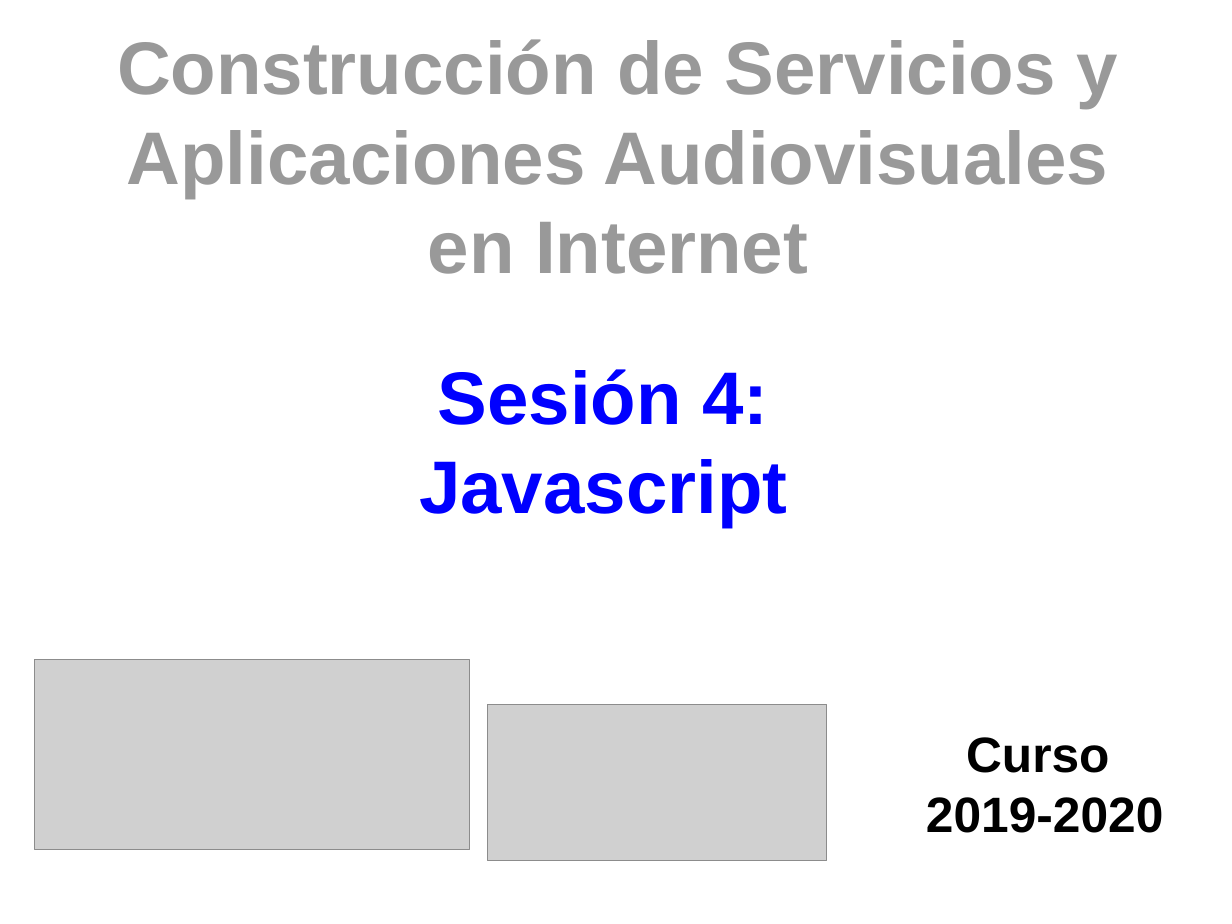
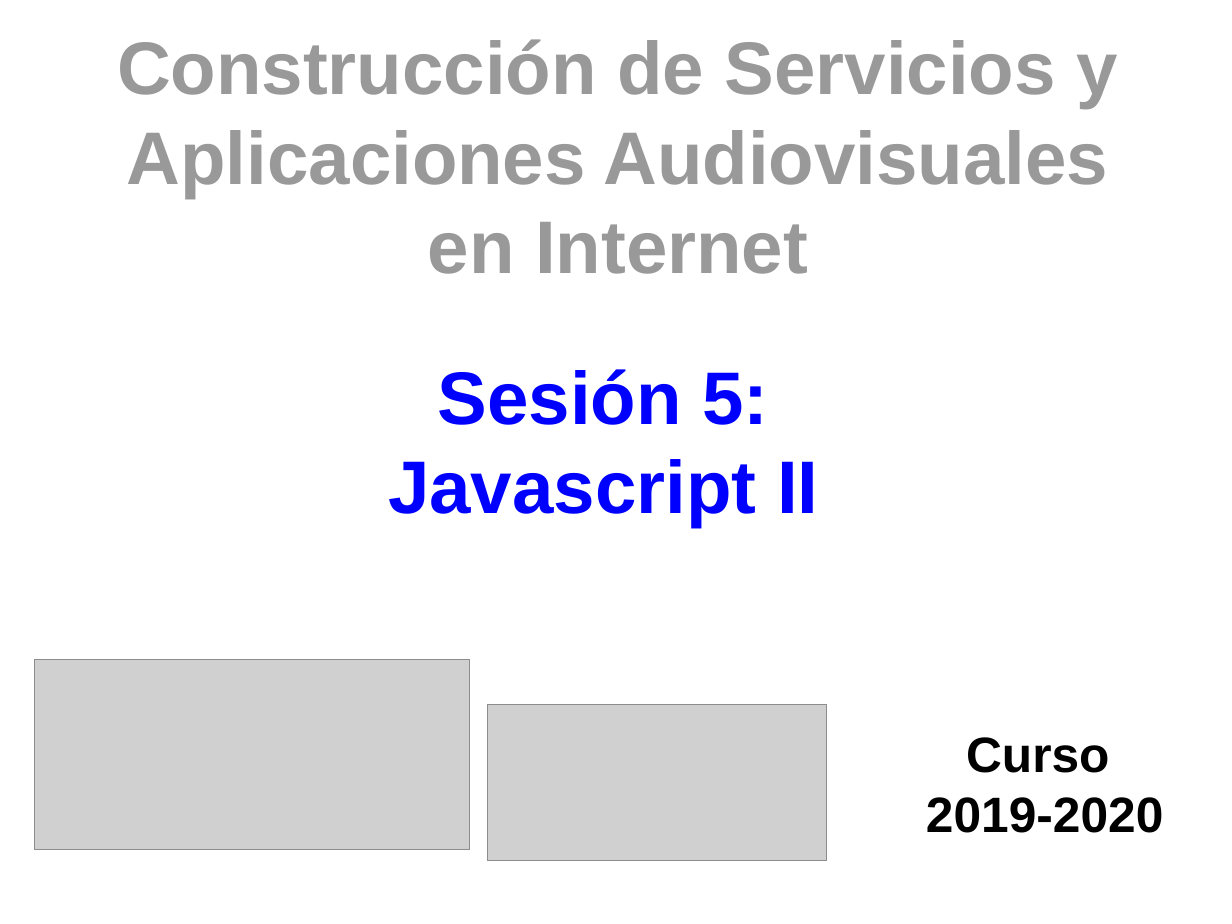
Before and after one commit to myTeachingURJC/2019-2020-CSAAI, a slide deck: slide 1 of S5/Portada/Portada.odp. Drawn at 1232x924 pixels with LibreOffice and Linux fonts; fonts in the diff are those of the drawing; grey boxes stand for pictures. Boxes give left, top, right and bottom in pixels: in the first picture for what was removed or moved away, otherwise in the second. Text is boxed around its words. In the diff, an @@ line names an element or a change of style, - is before the commit and + after.

Commit message:
S05: Cover image updated

```diff
--- a/S5/Portada/Portada.odp
+++ b/S5/Portada/Portada.odp
@@ title at (388,369,818,528): text changed @@
-Sesión 4:
-Javascript
+Sesión 5:
+Javascript II
```
